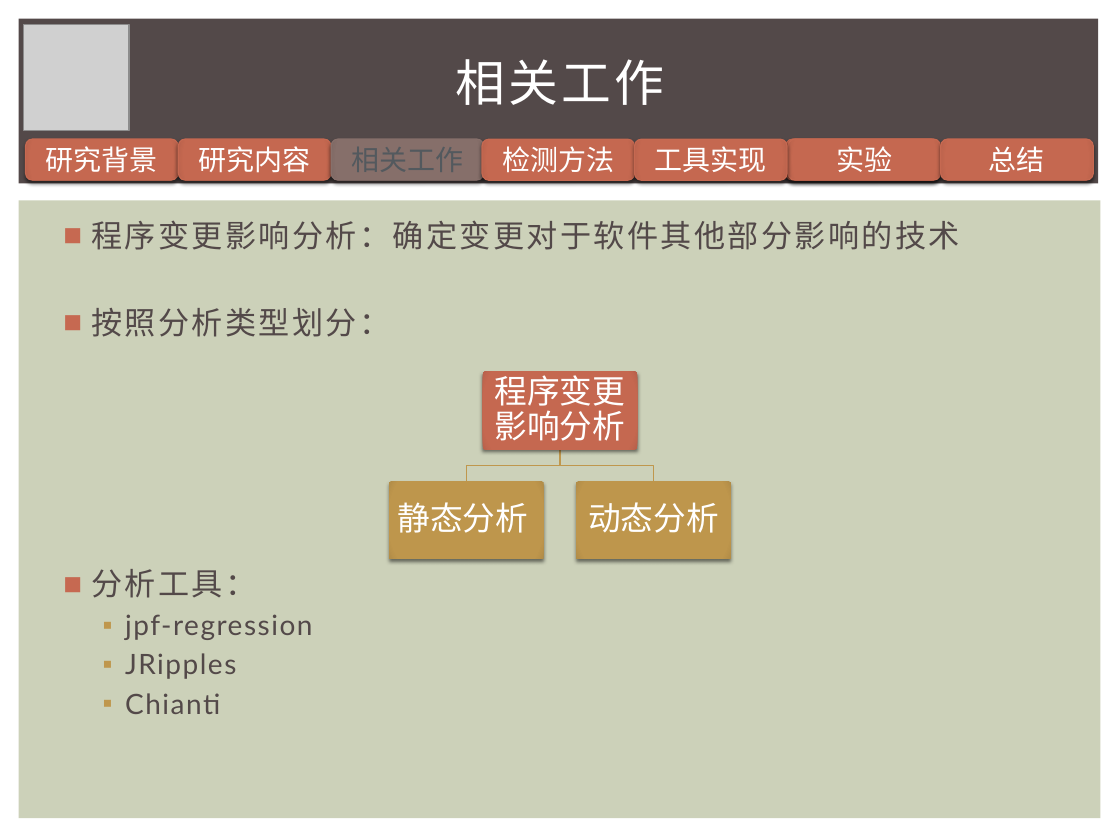
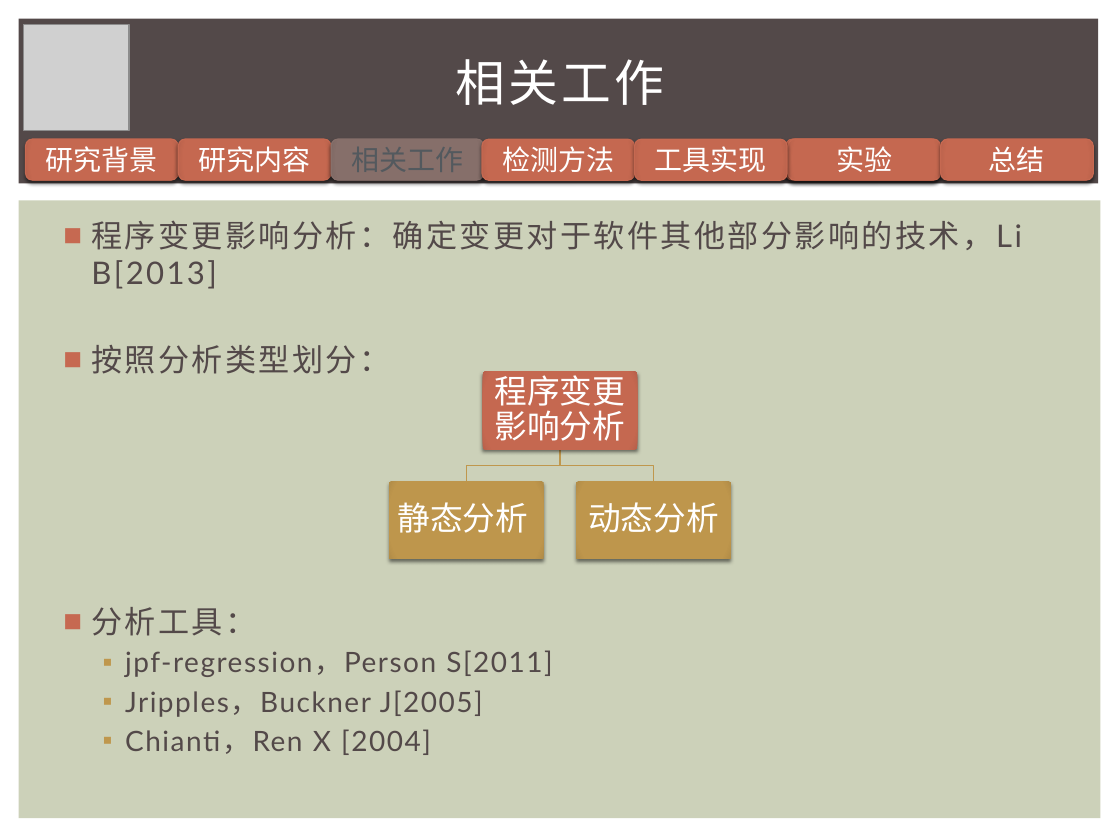
Before and after one commit to iewrer/mythesis, a slide deck: slide 10 of 答辩PPT.pptx. Drawn at 1120x840 pixels with LibreOffice and Linux fonts; fonts in the diff are those of the drawing; grey boxes stand for pictures. Boxes give left, top, right and bottom in pixels: in the first picture for what was removed or moved away, otherwise in the second. Text is boxed around its words. In the diff, an @@ line names an element or a change of style, - is before the commit and + after.

```diff
--- a/答辩PPT.pptx
+++ b/答辩PPT.pptx
@@ text at (x1=91, y1=221, x2=1022, y2=289): text changed @@
-■ 程序变更影响分析：确定变更对于软件其他部分影响的技术
+■ 程序变更影响分析：确定变更对于软件其他部分影响的技术，Li B[2013]
@@ text at (x1=125, y1=650, x2=552, y2=755): text changed @@
-  ▪ jpf-regression
-  ▪ JRipples
-  ▪ Chianti
+  ▪ jpf-regression，Person S[2011]
+  ▪ Jripples，Buckner J[2005]
+  ▪ Chianti，Ren X [2004]
```
Also in this commit, not shown: 12 other slides changed, 1 slide added, 37 other files.
